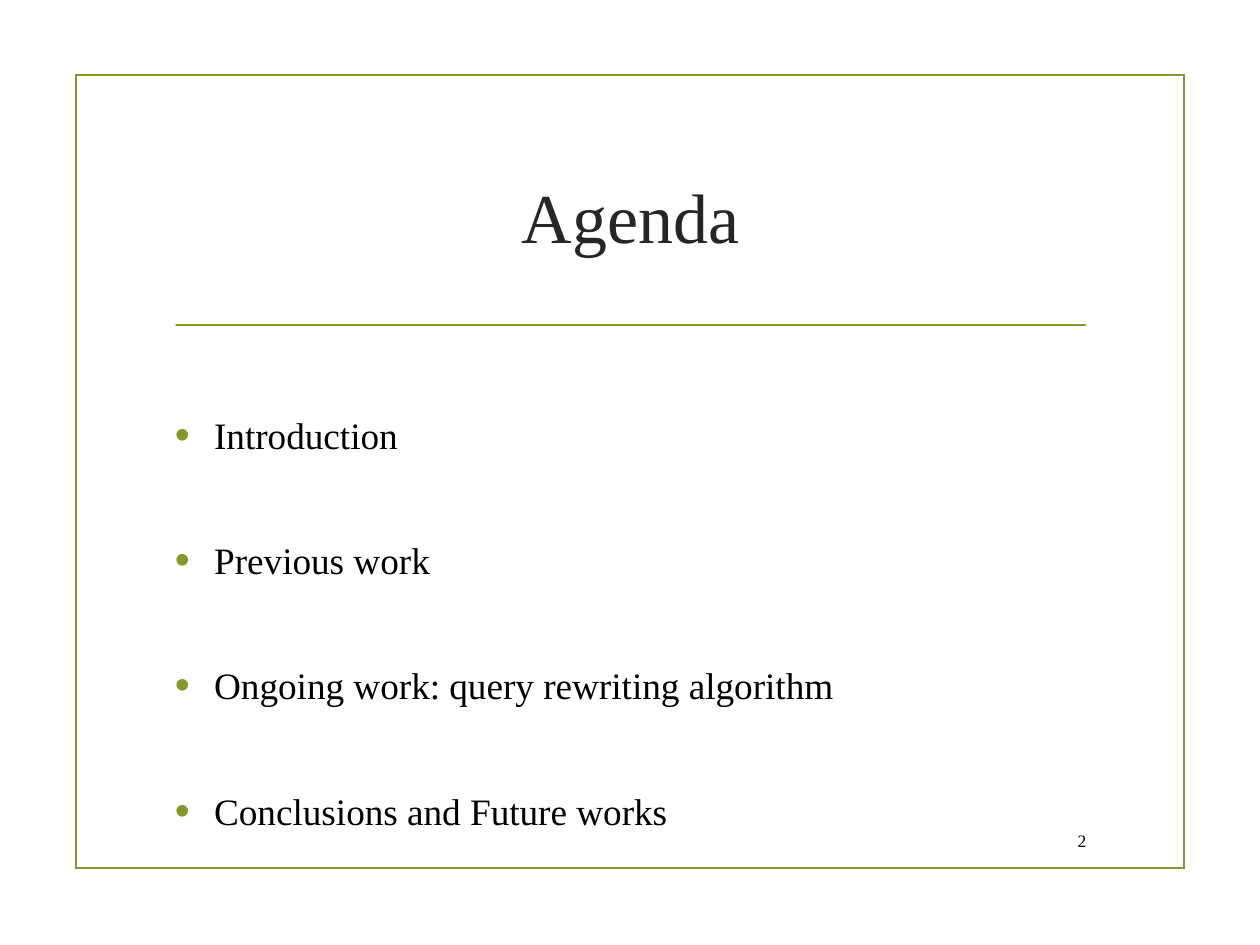
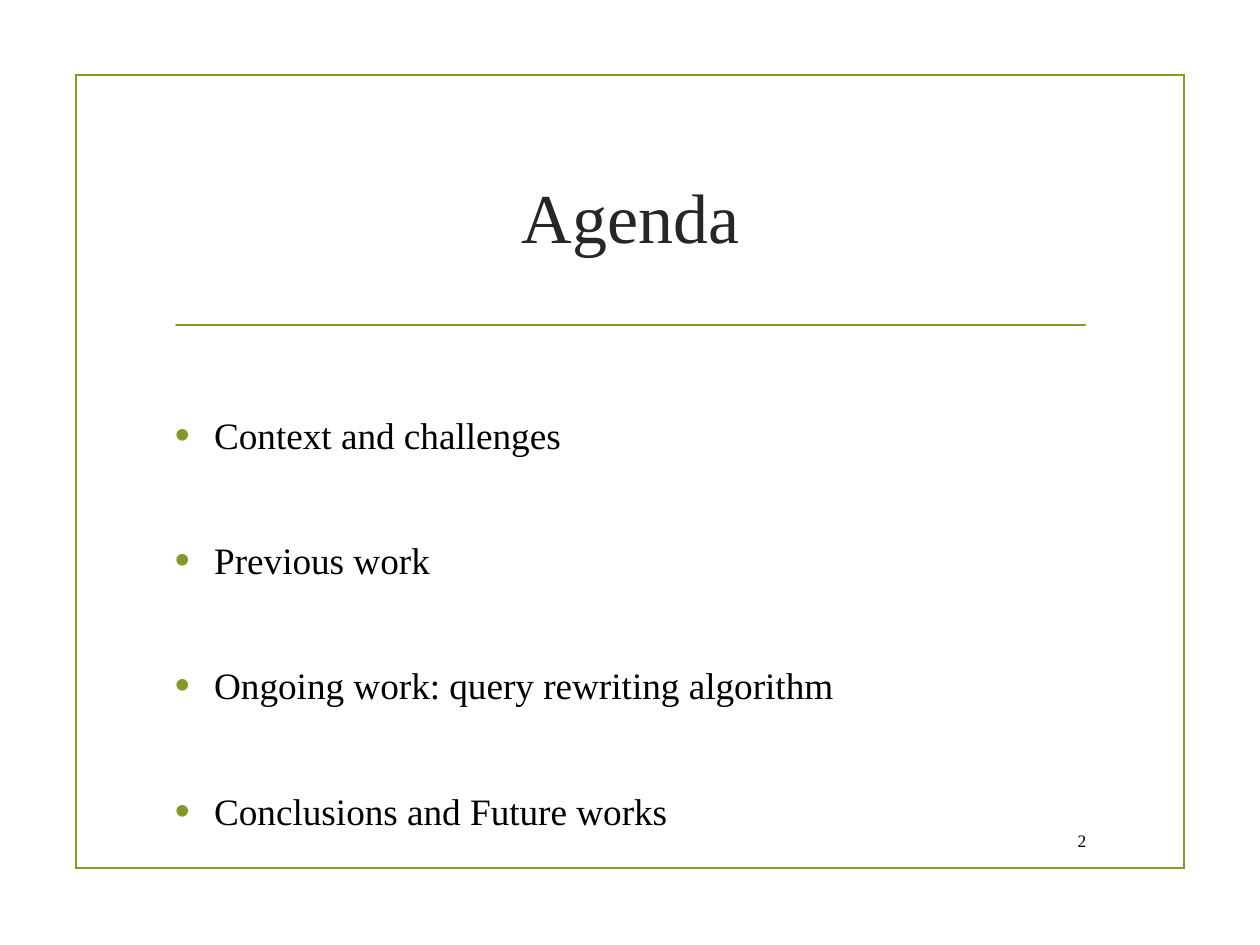
Before and after one commit to danielboni/DanielCarvalho-PhD, a slide deck: slide 2 of Presentations/Magellan/SI presentation 040216.pptx. Drawn at 1260x945 pixels with LibreOffice and Linux fonts; fonts in the diff are those of the drawing; background and template pictures are left out. Boxes give left, top, right and bottom in pixels: in the first picture for what was removed or moved away, otherwise in the second. Text is boxed around its words. In the diff, an @@ line names an element or a change of style, - is before the commit and + after.

```diff
--- a/Presentations/Magellan/SI presentation 040216.pptx
+++ b/Presentations/Magellan/SI presentation 040216.pptx
@@ text at (214,423,561,456): text changed @@
-• Introduction
+• Context and challenges
```
Also in this commit, not shown: 1 other slide changed, 3 slides added.
